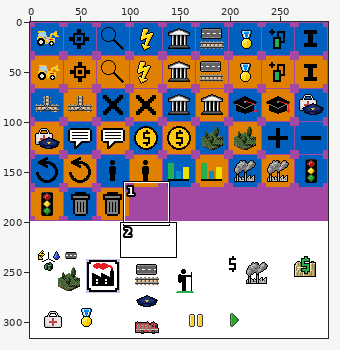
Sprite sheet: assets/sprites/menu_icons_.png. The first picture is a wide view before the edit; the outline marks the close-up.
Close-up. First the earlier version:
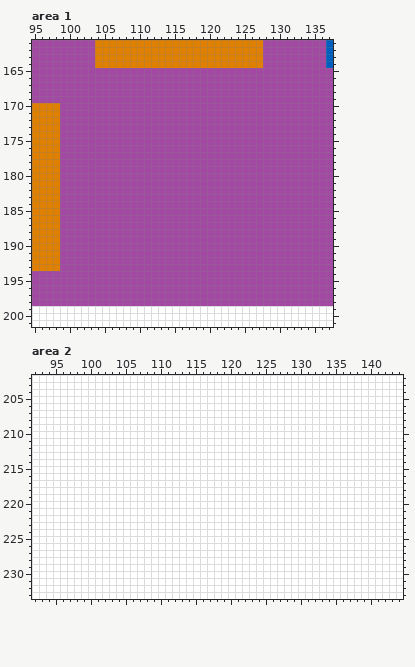
The file is 298x316 pixels. Colours within 5 levels of each other are drawn and written as one. Shown: area 1: x 95..137, y 161..201; area 2: x 92..144, y 202..233.
New version:
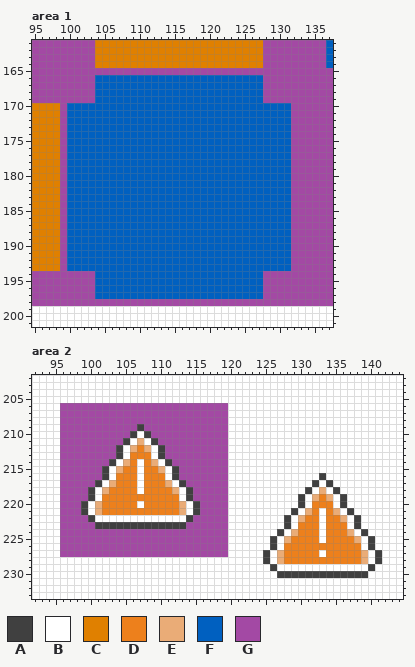
Palette (. is transparent): A #404040  B #ffffff  C #e08000  D #ed801c  E #eaac77  F #0060c0  G #a349a4
Diff:
Changed rows in their new state; - is an unchanged pixel.
Area 1:
first column x 100:
166 ----FFFFFFFFFFFFFFFFFFFFFFFF----
167 ----FFFFFFFFFFFFFFFFFFFFFFFF----
168 ----FFFFFFFFFFFFFFFFFFFFFFFF----
169 ----FFFFFFFFFFFFFFFFFFFFFFFF----
170 FFFFFFFFFFFFFFFFFFFFFFFFFFFFFFFF
171 FFFFFFFFFFFFFFFFFFFFFFFFFFFFFFFF
172 FFFFFFFFFFFFFFFFFFFFFFFFFFFFFFFF
173 FFFFFFFFFFFFFFFFFFFFFFFFFFFFFFFF
174 FFFFFFFFFFFFFFFFFFFFFFFFFFFFFFFF
175 FFFFFFFFFFFFFFFFFFFFFFFFFFFFFFFF
176 FFFFFFFFFFFFFFFFFFFFFFFFFFFFFFFF
177 FFFFFFFFFFFFFFFFFFFFFFFFFFFFFFFF
178 FFFFFFFFFFFFFFFFFFFFFFFFFFFFFFFF
179 FFFFFFFFFFFFFFFFFFFFFFFFFFFFFFFF
180 FFFFFFFFFFFFFFFFFFFFFFFFFFFFFFFF
181 FFFFFFFFFFFFFFFFFFFFFFFFFFFFFFFF
182 FFFFFFFFFFFFFFFFFFFFFFFFFFFFFFFF
183 FFFFFFFFFFFFFFFFFFFFFFFFFFFFFFFF
184 FFFFFFFFFFFFFFFFFFFFFFFFFFFFFFFF
185 FFFFFFFFFFFFFFFFFFFFFFFFFFFFFFFF
186 FFFFFFFFFFFFFFFFFFFFFFFFFFFFFFFF
187 FFFFFFFFFFFFFFFFFFFFFFFFFFFFFFFF
188 FFFFFFFFFFFFFFFFFFFFFFFFFFFFFFFF
189 FFFFFFFFFFFFFFFFFFFFFFFFFFFFFFFF
190 FFFFFFFFFFFFFFFFFFFFFFFFFFFFFFFF
191 FFFFFFFFFFFFFFFFFFFFFFFFFFFFFFFF
192 FFFFFFFFFFFFFFFFFFFFFFFFFFFFFFFF
193 FFFFFFFFFFFFFFFFFFFFFFFFFFFFFFFF
194 ----FFFFFFFFFFFFFFFFFFFFFFFF----
195 ----FFFFFFFFFFFFFFFFFFFFFFFF----
196 ----FFFFFFFFFFFFFFFFFFFFFFFF----
197 ----FFFFFFFFFFFFFFFFFFFFFFFF----
Area 2:
first column x 96:
206 GGGGGGGGGGGGGGGGGGGGGGGG----------------------
207 GGGGGGGGGGGGGGGGGGGGGGGG----------------------
208 GGGGGGGGGGGGGGGGGGGGGGGG----------------------
209 GGGGGGGGGGGAGGGGGGGGGGGG----------------------
210 GGGGGGGGGGA-AGGGGGGGGGGG----------------------
211 GGGGGGGGGA-E-AGGGGGGGGGG----------------------
212 GGGGGGGGA-EDE-AGGGGGGGGG----------------------
213 GGGGGGGGA-DDD-AGGGGGGGGG----------------------
214 GGGGGGGA-ED-DE-AGGGGGGGG----------------------
215 GGGGGGA-EDD-DDE-AGGGGGGG----------------------
216 GGGGGGA-DDD-DDD-AGGGGGGG-------------A--------
217 GGGGGA-EDDD-DDDE-AGGGGGG------------A-A-------
218 GGGGA-EDDDD-DDDDE-AGGGGG-----------A-E-A------
219 GGGGA-DDDDDDDDDDD-AGGGGG----------A-EDE-A-----
220 GGGA-EDDDDD-DDDDDE-AGGGG----------A-DDD-A-----
221 GGGA-EDDDDDDDDDDDE-AGGGG---------A-ED-DE-A----
222 GGGGA-------------AGGGGG--------A-EDD-DDE-A---
223 GGGGGAAAAAAAAAAAAAGGGGGG--------A-DDD-DDD-A---
224 GGGGGGGGGGGGGGGGGGGGGGGG-------A-EDDD-DDDE-A--
225 GGGGGGGGGGGGGGGGGGGGGGGG------A-EDDDD-DDDDE-A-
226 GGGGGGGGGGGGGGGGGGGGGGGG------A-DDDDDDDDDDD-A-
227 GGGGGGGGGGGGGGGGGGGGGGGG-----A-EDDDDD-DDDDDE-A
228 -----------------------------A-EDDDDDDDDDDDE-A
229 ------------------------------A-------------A-
230 -------------------------------AAAAAAAAAAAAA--
Boxes around the changes in both close-ups, in picture pixels (x1, y1, x2, y2):
changed: (67, 75, 291, 299)
changed: (60, 403, 228, 557)
changed: (263, 473, 382, 578)
